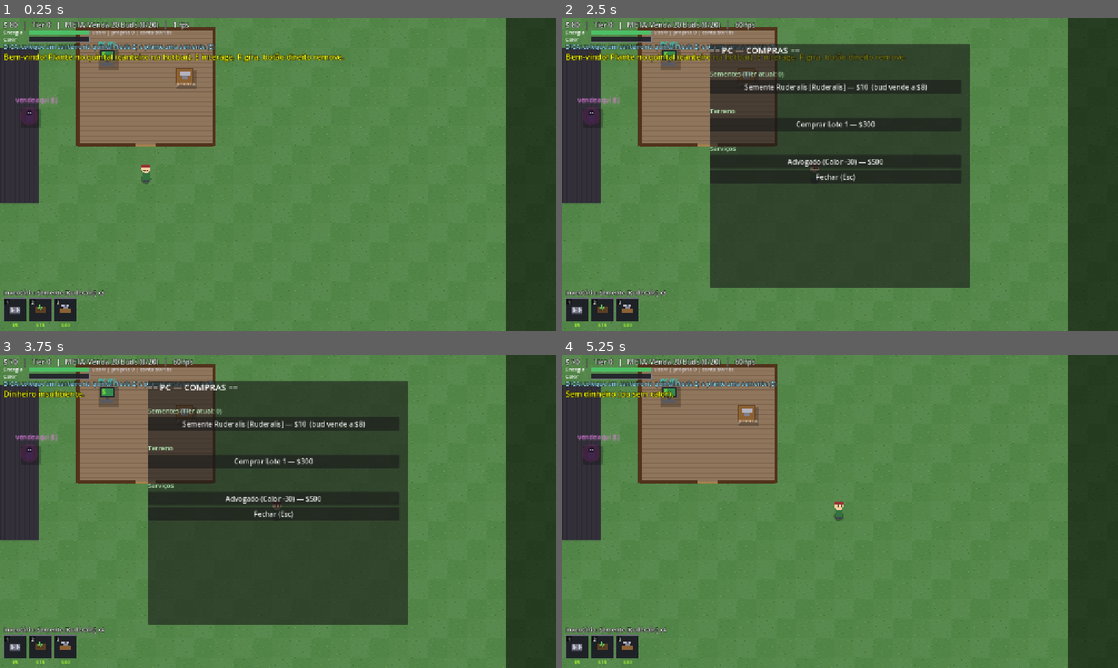
Above: before the commit, frames 1-4 (two rows, left to right).
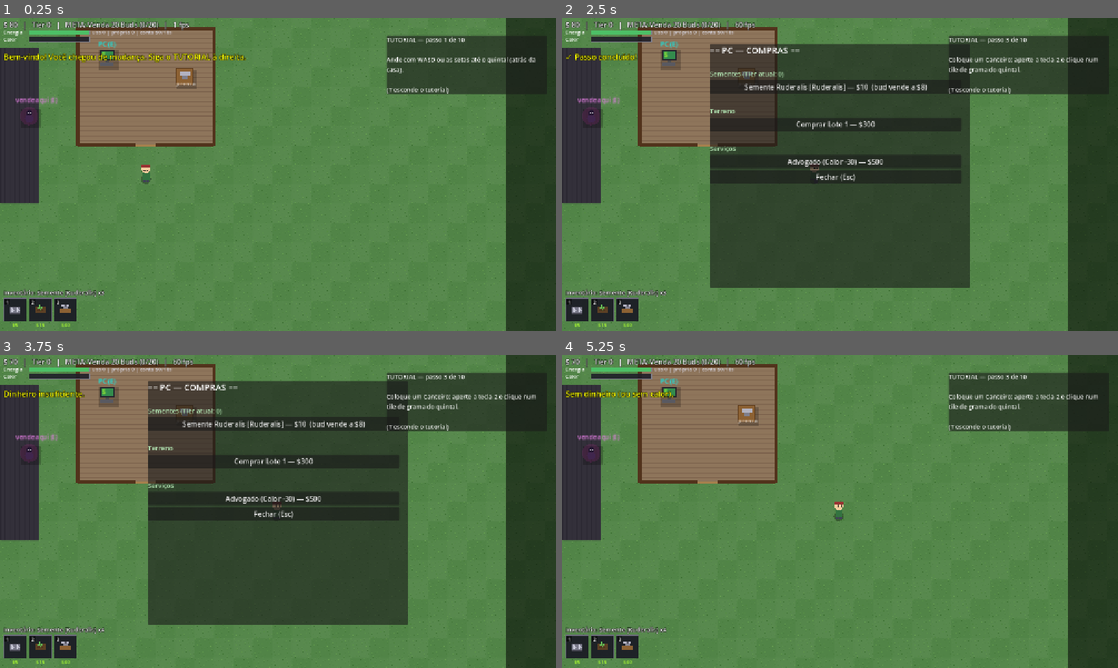
Above: after the commit, the same moments.

Repository: HendryGabriel/canabisprojectbrasiliangame
Game: Godot game, scene res://src/main.tscn
Same seed, same stepped clock (60 frames per second), same inputs: the game is played once before the commit and once after it.
Inputs (mouse positions are in pixels of both pictures, inside the frame that each line leads up to):
- Up to frame 1 (0.25 s): no input
- Up to frame 2 (2.5 s): tap Enter at 0.5, 2 s; move the mouse to (962, 158) at 0.52 s; hold D 0.53-1.25 s; hold E 0.53-1.25 s; tap T at 0.6, 2.3 s; click (962, 158) at 0.67 s; tap Space at 1.25 s; drag from (728, 190) to (812, 237) at 1.27 s; move the mouse to (895, 105) at 2.02 s; hold D from 2.03 s (still down); tap Tab at 2.1 s
- Up to frame 3 (3.75 s): release D at 2.75 s; click "Semente Ruderalis [Ruderalis]…" at 2.75 s; click "Comprar Lote 1 — $300" at 3.5 s
- Up to frame 4 (5.25 s): click "Advogado (Calor -30) — $500" at 4.25 s; click "Fechar (Esc)" at 5 s

The runs differ from the first frame. In frame 1, 5.4% of the frame differs, in the area x 0-99%, y 5-25%; in frame 2, 5.0%; in frame 3, 4.3%; in frame 4, 4.5%.

Commit message:
feat: tutorial passo-a-passo no inicio da gameplay
Painel de tutorial estilo quest com 10 passos (andar, abrir o PC,
canteiro, plantar, regar, colher, vender no beco, prensar, cumprir a
meta do Tier 1, primeira maquina com esteiras). Cada passo detecta
sozinho a conclusao lendo o estado da Sim e avanca com Passo
concluido!. T esconde/mostra. A linha de DICA fica quieta enquanto o
tutorial guia (so avisos urgentes de luz/policia passam na frente).

Co-Authored-By: Claude Fable 5 <noreply@anthropic.com>

Diff:
--- a/src/ui.gd
+++ b/src/ui.gd
@@ -24,6 +24,12 @@
 var _drag_build := false
 var _drag_prev := Vector2i.ZERO
 var _drag_rem := false
+var _tutorial: Array = []   # passos {txt, ok:Callable} — avanca sozinho lendo a Sim
+var _tut_passo := 0
+var _tut_off := false
+var _tut_panel: PanelContainer
+var _tut_lbl: Label
+var _shop_aberto := false
 
 
 func _ready() -> void:
@@ -63,9 +69,21 @@
 	_shop_box.custom_minimum_size = Vector2(580, 0)
 	scroll.add_child(_shop_box)
 
+	_tut_panel = PanelContainer.new()
+	_tut_panel.position = Vector2(890, 40)
+	add_child(_tut_panel)
+	var tv := VBoxContainer.new()
+	_tut_panel.add_child(tv)
+	_tut_lbl = Label.new()
+	_tut_lbl.custom_minimum_size = Vector2(370, 0)
+	_tut_lbl.autowrap_mode = TextServer.AUTOWRAP_WORD_SMART
+	_tut_lbl.add_theme_font_size_override("font_size", 14)
+	tv.add_child(_tut_lbl)
+	_monta_tutorial()
+
 	Sim.msg.connect(_on_msg)
 	Sim.vitoria_sig.connect(_on_vitoria)
-	_on_msg("Bem-vindo! Plante no quintal (canteiro na hotbar). E interage, R gira, botão direito remove.")
+	_on_msg("Bem-vindo! Você chegou de mudança. Siga o TUTORIAL à direita.")
 
 
 func _label(pos: Vector2, tam: int) -> Label:
@@ -89,6 +107,7 @@
 	_topo.text = "$ %d   |   Tier %d   |   %s   |   %d fps" % [Sim.money, Sim.tier, meta, Engine.get_frames_per_second()]
 	_dica_lbl.text = _dica()
 	_atualiza_hover()
+	_atualiza_tutorial()
 	var linhas := []
 	var chaves := Sim.inv.keys()
 	chaves.sort()
@@ -140,6 +159,8 @@
 				toggle_shop()
 			KEY_Q:
 				build_type = ""
+			KEY_T:
+				_tut_off = not _tut_off
 			_:
 				# teclas 1-9,0 selecionam o slot da hotbar (aperta de novo = solta)
 				var idx := NUM_KEYS.find(ev.physical_keycode)
@@ -209,6 +230,7 @@
 func toggle_shop() -> void:
 	_shop.visible = not _shop.visible
 	if _shop.visible:
+		_shop_aberto = true
 		_monta_shop()
 
 
@@ -266,6 +288,66 @@
 	l.add_theme_font_size_override("font_size", 15)
 	l.add_theme_color_override("font_color", Color(0.7, 0.9, 0.7))
 	return l
+
+
+# ---------------- tutorial (quests do inicio) ----------------
+
+func _monta_tutorial() -> void:
+	_tutorial = [
+		{"txt": "Ande com WASD ou as setas até o quintal (atrás da casa).",
+			"ok": func() -> bool: return Sim.player_cell != Vector2i(7, 10)},
+		{"txt": "Aperte Tab (ou E no PC da casa) pra abrir a loja. Você já tem 3 sementes de Ruderalis. Feche com Esc.",
+			"ok": func() -> bool: return _shop_aberto},
+		{"txt": "Coloque um Canteiro: aperte a tecla 2 e clique num tile de grama do quintal.",
+			"ok": func() -> bool: return _canteiro_fase(0)},
+		{"txt": "Plante: chegue perto do canteiro e aperte E.",
+			"ok": func() -> bool: return _canteiro_fase(1)},
+		{"txt": "A planta está SECA. Aperte E de novo pra regar.",
+			"ok": func() -> bool: return _canteiro_fase(2)},
+		{"txt": "Espere crescer (uns 10 segundos) e colha com E quando aparecer \"PRONTO\".",
+			"ok": func() -> bool: return _tem_prod("bud")},
+		{"txt": "Venda: leve os buds até o TRAFICANTE no beco escuro (à esquerda da casa) e aperte E.",
+			"ok": func() -> bool: return Sim.vendas.get("bud", 0) > 0},
+		{"txt": "Plante mais e junte 2 buds da mesma cepa. Na BANCADA da cozinha, segure E pra prensar (vale 2.6x mais!).",
+			"ok": func() -> bool: return _tem_prod("prensado")},
+		{"txt": "Agora escale: venda 20 buds pra cumprir a META (topo da tela) e destravar o Tier 1 — esteiras, máquinas e estufas!",
+			"ok": func() -> bool: return Sim.tier >= 1},
+		{"txt": "Tier 1! Coloque uma Máquina de Pura, ligue esteiras (arraste com o botão esquerdo) dela até o traficante, e alimente com buds. Fábrica começando!",
+			"ok": func() -> bool: return Sim.vendas.get("pura", 0) > 0},
+	]
+
+
+func _atualiza_tutorial() -> void:
+	if _tut_off or _tut_passo >= _tutorial.size():
+		_tut_panel.visible = false
+		return
+	_tut_panel.visible = true
+	var passo: Dictionary = _tutorial[_tut_passo]
+	if passo["ok"].call():
+		_tut_passo += 1
+		if _tut_passo >= _tutorial.size():
+			_on_msg("✓ Tutorial completo! Agora siga as METAS no topo da tela. Boa sorte!")
+		else:
+			_on_msg("✓ Passo concluído!")
+		return
+	_tut_lbl.text = "TUTORIAL — passo %d de %d\n\n%s\n\n(T esconde o tutorial)" % [_tut_passo + 1, _tutorial.size(), passo["txt"]]
+
+
+func _canteiro_fase(minimo: int) -> bool:
+	for id in Sim.ents:
+		var e: Dictionary = Sim.ents[id]
+		if e["t"] == "canteiro" and e["fase"] >= minimo:
+			return true
+	return false
+
+
+func _tem_prod(prod: String) -> bool:
+	if Sim.vendas.get(prod, 0) > 0:
+		return true
+	for k in Sim.inv:
+		if Defs.item_prod(k) == prod:
+			return true
+	return false
 
 
 # ---------------- hover: o que essa coisa esta fazendo? ----------------
@@ -380,6 +462,8 @@
 		return "DICA: sem luz! Venda algo pra pagar a conta na próxima cobrança"
 	if Sim.heat >= 70:
 		return "DICA: calor alto — pare de vender um pouco ou contrate o advogado no PC"
+	if _tut_passo < _tutorial.size() and not _tut_off:
+		return ""  # tutorial ativo ja guia; dica so pros avisos urgentes acima
 	var tem_canteiro := false
 	var seco := false
 	var pronto := false
